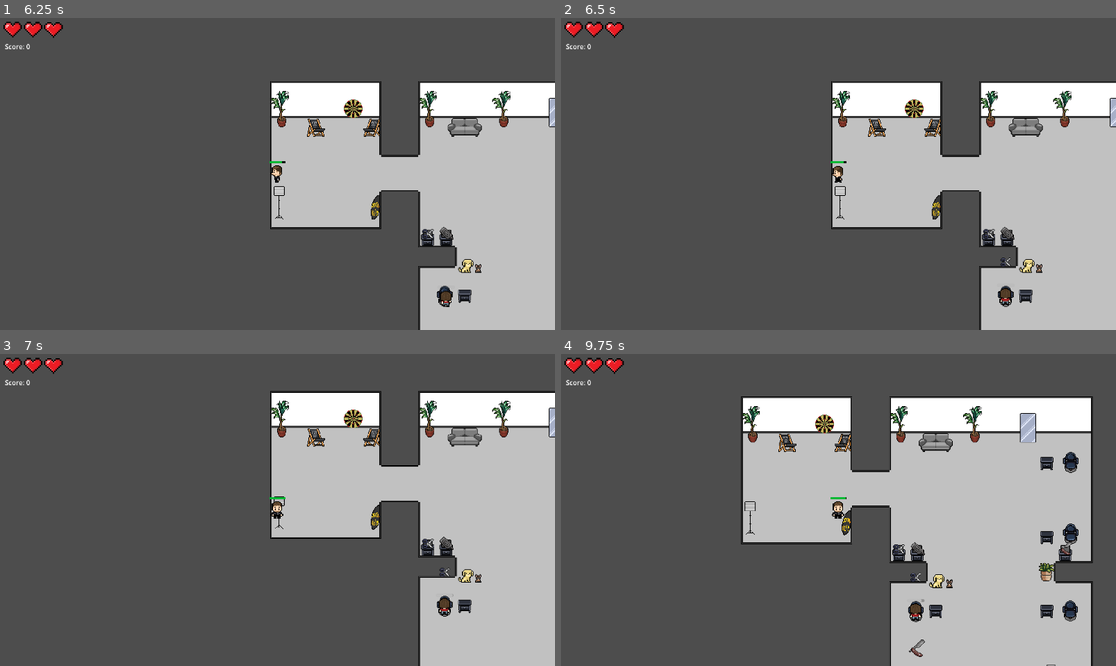
Above: before the commit, frames 1-4 (two rows, left to right).
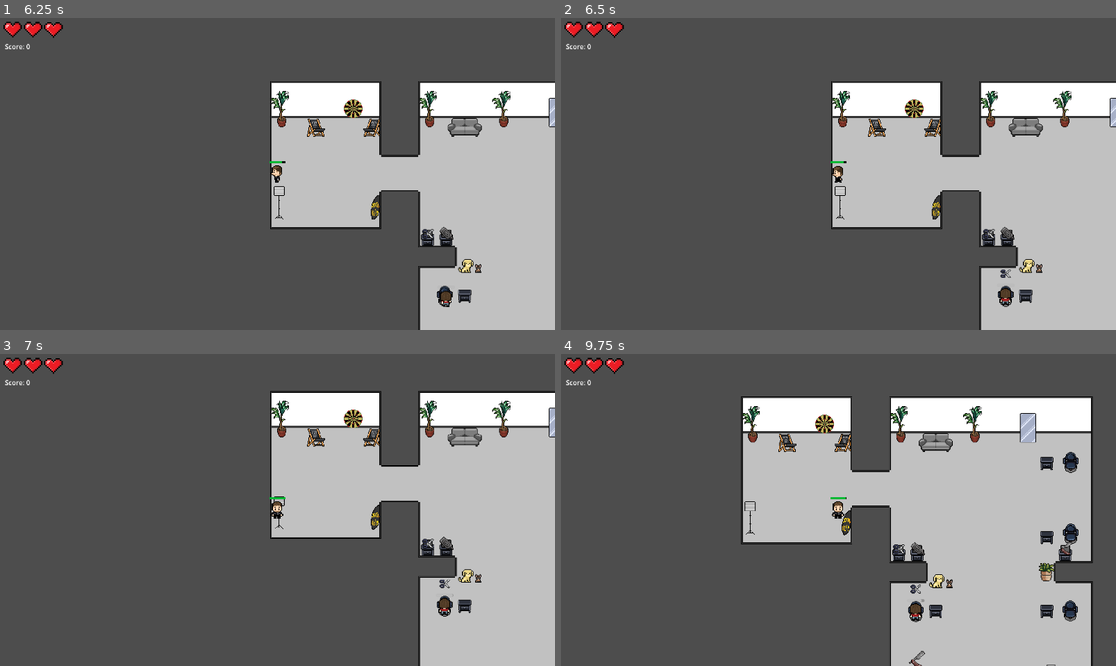
Above: after the commit, the same moments.

Repository: b0nnyy/BarberGame2D
Game: Godot game, scene res://scenes/main_menu.tscn
Same seed, same stepped clock (60 frames per second), same inputs: the game is played once before the commit and once after it.
Inputs (mouse positions are in pixels of both pictures, inside the frame that each line leads up to):
- Up to frame 1 (6.25 s): click (77, 86) at 0.5 s; click "Lukasz" at 1.25 s; tap Enter at 2, 4.25 s; hold D (right) 2.03-2.78 s; tap E (use_item) at 2.1, 3.05, 3.6, 4.35, 5.3, 5.85 s; hold S (down) 2.78-3.53 s; tap Shift (sprint) at 2.85 s; tap Space at 3.5 s; hold D (right) 3.53-4.28 s; hold W (up) 4.28-5.03 s; hold Shift (sprint) 5.03-5.78 s; hold A (left) from 5.03 s (still down)
- Up to frame 2 (6.5 s): keep holding A (left)
- Up to frame 3 (7 s): release A (left) at 6.53 s; hold S (down) from 6.53 s (still down); tap E (use_item) at 6.6 s
- Up to frame 4 (9.75 s): release S (down) at 7.28 s; hold D (right) 7.28-8.03 s; tap Shift (sprint) at 7.35 s; tap E (use_item) at 7.55, 8.1, 8.85 s; hold W (up) 8.03-8.78 s; hold D (right) 8.78-9.53 s; hold S (down) from 9.53 s (still down); hold Shift (sprint) from 9.53 s (still down)

Frame 1 is identical in both runs. In frame 2, less than 0.1% of the frame differs, in the area x 79-82%, y 76-84%; in frame 3, less than 0.1%; in frame 4, 0.2%, in the area x 62-66%, y 70-100%.

Commit message:
zmiana systemu interakcji przedmiotami z npc

Diff:
--- a/Levels/d_customer.gd
+++ b/Levels/d_customer.gd
@@ -38,9 +38,11 @@
 @onready var animated_sprite = $AnimatedSprite2D
 
 func _ready():
-
 	request_icon.visible = false
 	score_popup.visible = false
+	reaction_icon.visible = false
+
+	request_icon.position = Vector2(0, -40)
 
 	nav_agent.path_desired_distance = 4.0
 	nav_agent.target_desired_distance = 4.0
@@ -202,20 +204,16 @@
 			print("Nieznana usługa: ", requested_service)
 
 func take_item(incoming_item):
-
 	if current_state != CustomerState.WAITING:
 		return
 
 	var item_name = incoming_item.name.to_lower()
-
 	var is_correct = false
 
 	if requested_service == "haircut" and item_name.contains("nozyczki"):
 		is_correct = true
-
 	elif requested_service == "beard" and item_name.contains("brzytwa"):
 		is_correct = true
-
 	elif requested_service == "golarka" and item_name.contains("golarka"):
 		is_correct = true
 
@@ -241,7 +239,6 @@
 		finish_and_leave()
 
 func finish_and_leave():
-
 	current_work_progress = 0
 
 	request_icon.visible = false
@@ -250,12 +247,18 @@
 	GameManager.add_score(patience / 10)
 	show_score_popup()
 
+
+	var player = get_tree().get_first_node_in_group("player")
+	if player and player.held_item:
+		if player.held_item.has_method("return_home"):
+			player.held_item.return_home()
+		player.held_item = null
+
 	if target_seat:
 		target_seat.release()
 		target_seat = null
 
 	current_state = CustomerState.EXITING
-
 	set_target(exit_position)
 
 func show_score_popup():
--- a/Levels/d_customer.tscn
+++ b/Levels/d_customer.tscn
@@ -52,7 +52,7 @@
 disabled = true
 
 [node name="ItemSlot" type="Marker2D" parent="." unique_id=425182007]
-position = Vector2(0, -34)
+position = Vector2(0, -27)
 
 [node name="Area2D" type="Area2D" parent="." unique_id=1036294321 groups=["Interactable"]]
 
--- a/scenes/Brzytwa.tscn
+++ b/scenes/Brzytwa.tscn
@@ -1,12 +1,14 @@
 [gd_scene format=3 uid="uid://chnqtag5krrx4"]
 
 [ext_resource type="Texture2D" uid="uid://c8sroueh7bxy7" path="res://Art/icons/brzytwa.png" id="1_nfg71"]
+[ext_resource type="Script" uid="uid://d1068js7nnyuq" path="res://skrypty/brzytwa.gd" id="1_r3r67"]
 
 [sub_resource type="CircleShape2D" id="CircleShape2D_nfg71"]
 radius = 19.026299
 
 [node name="Brzytwa" type="Area2D" unique_id=1586529084 groups=["Interactable"]]
 scale = Vector2(0.7157755, 0.7157755)
+script = ExtResource("1_r3r67")
 
 [node name="Brzytwa" type="Sprite2D" parent="." unique_id=712987387]
 texture = ExtResource("1_nfg71")
--- a/scenes/character_select.gd
+++ b/scenes/character_select.gd
@@ -13,7 +13,6 @@
 @onready var hbox = $HBoxContainer
 
 func _ready():
-	# usuń stare karty jeśli zostały w edytorze
 	for child in hbox.get_children():
 		child.queue_free()
 
--- a/scenes/golarka.tscn
+++ b/scenes/golarka.tscn
@@ -1,11 +1,13 @@
 [gd_scene format=3 uid="uid://bdjeqpyp472ig"]
 
 [ext_resource type="Texture2D" uid="uid://py7jchys7t2m" path="res://Art/icons/golarka.png" id="1_4lpj5"]
+[ext_resource type="Script" uid="uid://v6et640bcmij" path="res://skrypty/golarka.gd" id="1_t8s08"]
 
 [sub_resource type="CircleShape2D" id="CircleShape2D_4lpj5"]
 radius = 16.0
 
 [node name="Golarka" type="Area2D" unique_id=1586529084 groups=["Interactable"]]
+script = ExtResource("1_t8s08")
 
 [node name="Golarka" type="Sprite2D" parent="." unique_id=1863550462]
 position = Vector2(-2, -1)
--- a/scenes/nozyczki.tscn
+++ b/scenes/nozyczki.tscn
@@ -1,11 +1,13 @@
 [gd_scene format=3 uid="uid://css7jmvro1tuj"]
 
 [ext_resource type="Texture2D" uid="uid://b8cqr7t2xymwb" path="res://Art/icons/nozyczki.png" id="1_1j2dh"]
+[ext_resource type="Script" uid="uid://u5hraxq6ls44" path="res://skrypty/nozyczki.gd" id="1_adhvy"]
 
 [sub_resource type="CircleShape2D" id="CircleShape2D_1j2dh"]
 radius = 11.0
 
 [node name="Nozyczki" type="Area2D" unique_id=1586529084 groups=["Interactable"]]
+script = ExtResource("1_adhvy")
 
 [node name="Nozyczki" type="Sprite2D" parent="." unique_id=2118391727]
 texture = ExtResource("1_1j2dh")
--- /dev/null
+++ b/skrypty/brzytwa.gd
@@ -0,0 +1,21 @@
+extends Area2D
+
+var home_position: Vector2
+
+func _ready():
+	home_position = global_position
+
+func return_home():
+	var level = get_tree().current_scene
+
+
+	if get_parent() != level:
+		get_parent().remove_child(self)
+		level.add_child(self)
+
+	global_position = home_position
+
+
+	var shape = get_node_or_null("CollisionShape2D")
+	if shape:
+		shape.disabled = false
--- a/skrypty/dart_ui.gd
+++ b/skrypty/dart_ui.gd
@@ -51,16 +51,13 @@
 	var throw_anim = "throw_" + player.last_direction
 	if player.animated_sprite.sprite_frames.has_animation(throw_anim):
 		player.animated_sprite.play(throw_anim)
-		# poczekaj aż animacja się skończy
 		await player.animated_sprite.animation_finished
 	else:
-		# brak animacji rzutu - czekamy chwilę zamiast
 		await get_tree().create_timer(0.4).timeout
 
-	# wróć do idle
-	player.animated_sprite.play("idle_" + player.last_direction)
 
-	# losuj
+	player.animated_sprite.play("idle_down" + player.last_direction)
+
 	var result = dartboard.weighted_random()
 	total_points += result["points"]
 	dart_labels[darts_thrown].text = "Rzut %d: %s — %d pkt" % [
@@ -78,4 +75,4 @@
 
 func close():
 	visible = false
-	player.set_physics_process(true)  # odblokuj ruch
+	player.set_physics_process(true)
--- /dev/null
+++ b/skrypty/golarka.gd
@@ -0,0 +1,21 @@
+extends Area2D
+
+var home_position: Vector2
+
+func _ready():
+	home_position = global_position
+
+func return_home():
+	var level = get_tree().current_scene
+
+
+	if get_parent() != level:
+		get_parent().remove_child(self)
+		level.add_child(self)
+
+	global_position = home_position
+
+
+	var shape = get_node_or_null("CollisionShape2D")
+	if shape:
+		shape.disabled = false
--- /dev/null
+++ b/skrypty/nozyczki.gd
@@ -0,0 +1,21 @@
+extends Area2D
+
+var home_position: Vector2
+
+func _ready():
+	home_position = global_position
+
+func return_home():
+	var level = get_tree().current_scene
+
+
+	if get_parent() != level:
+		get_parent().remove_child(self)
+		level.add_child(self)
+
+	global_position = home_position
+
+
+	var shape = get_node_or_null("CollisionShape2D")
+	if shape:
+		shape.disabled = false
Not shown, added: skrypty/brzytwa.gd.uid
Not shown, added: skrypty/golarka.gd.uid
Not shown, added: skrypty/nozyczki.gd.uid
